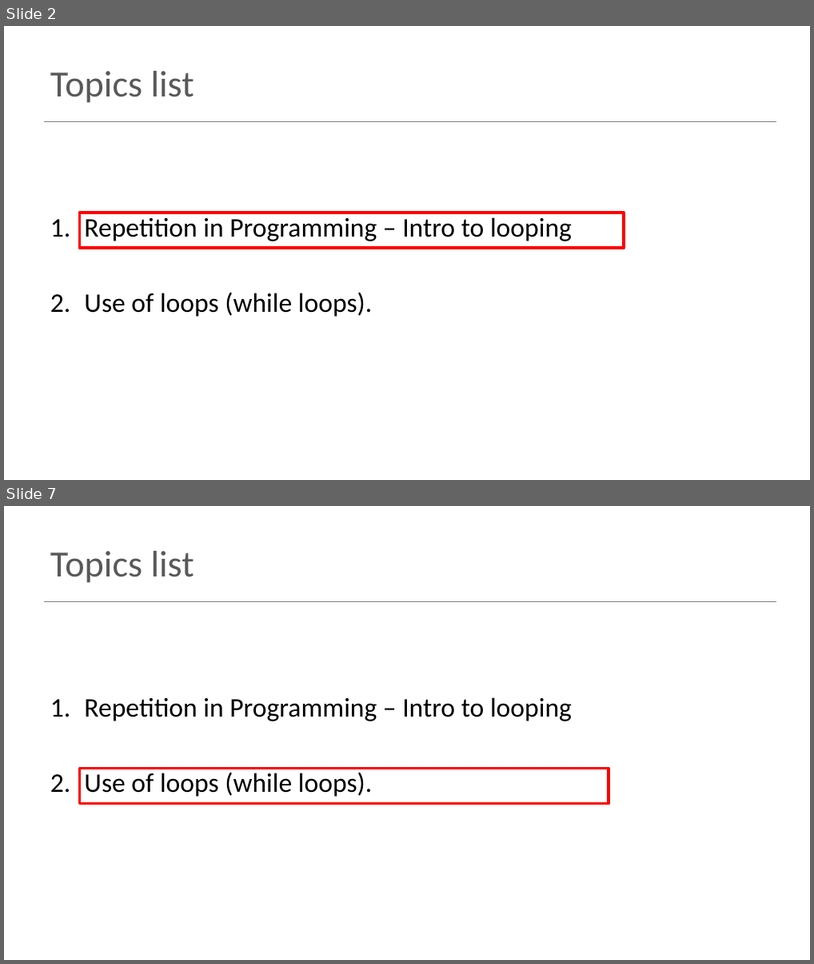
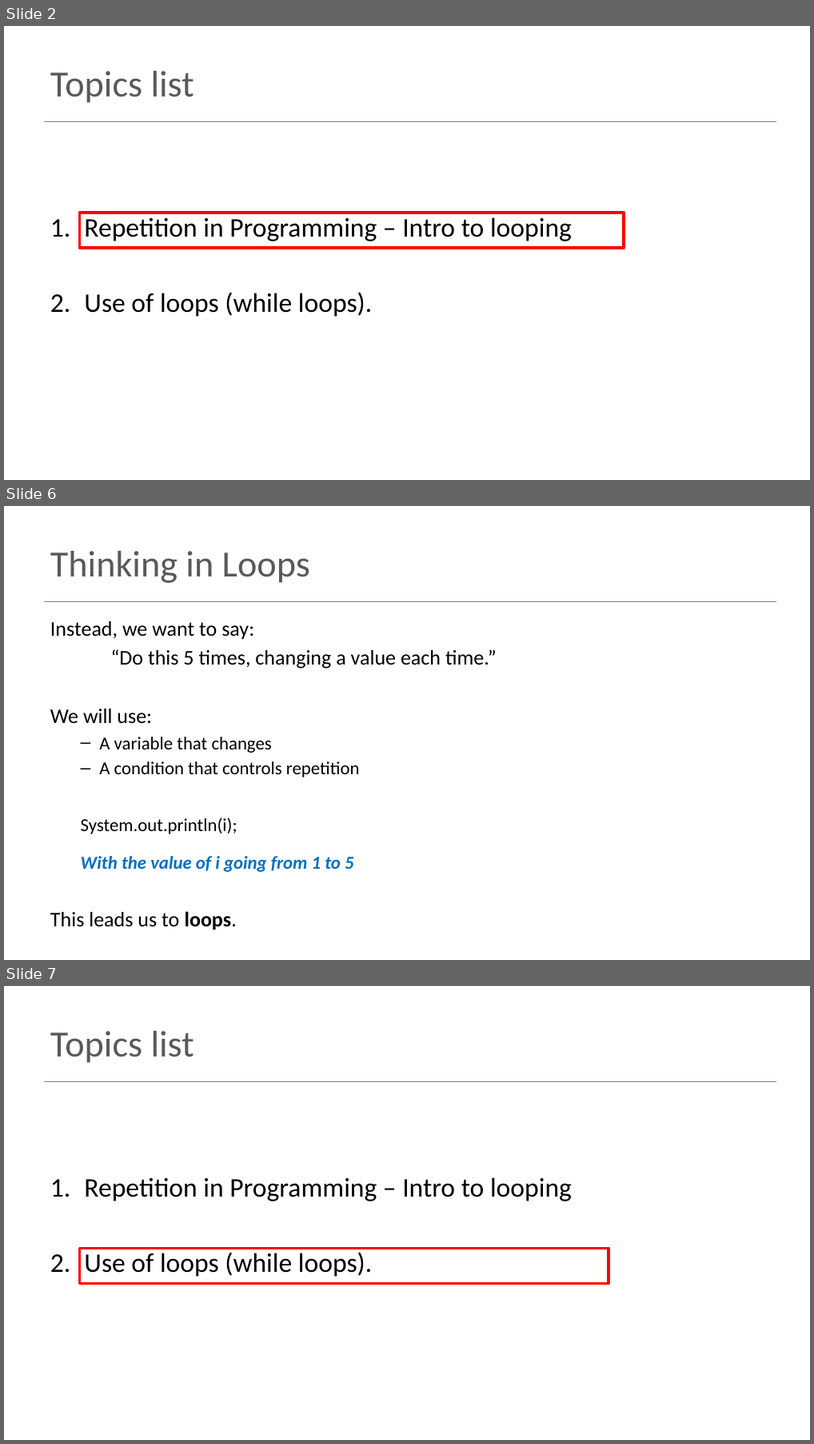
Before and after one commit to Programming-Fundamentals-SETU/prog-fund-2-jan-26, a slide deck: topic02-primitive-arrays/unit-02a-lectures/talk-2-loop-recap/b-iteration-while.pptx. Shown one above the other, each under a label of ours: slides 2 and 7 before the commit, slides 2, 6 and 7 after it; the slides between them are not shown. The pictures are 814x964 and 814x1444 pixels, drawn with LibreOffice and Linux fonts; fonts in the diff are those of the drawing. Boxes give left, top, right and bottom in pixels: in the first picture for what was removed or moved away, otherwise in the second. Text is boxed around its words. In the diff, an @@ line names an element or a change of style, - is before the commit and + after.

```diff
--- a/topic02-primitive-arrays/unit-02a-lectures/talk-2-loop-recap/b-iteration-while.pptx
+++ b/topic02-primitive-arrays/unit-02a-lectures/talk-2-loop-recap/b-iteration-while.pptx
@@ slide 6 added at [4, 506, 810, 960], background #FFFFFF; not listed: 1 template element that a slide beside it also shows @@
@@ title added at [50, 551, 310, 583], 44 pt, text #595959 @@
+Thinking in Loops
@@ text added at [50, 621, 497, 929], 21.7 pt, text #000000 @@
+Instead, we want to say:
+“Do this 5 times, changing a value each time.”
+We will use:
+  – A variable that changes
+  – A condition that controls repetition
+  System.out.println(i);
+  With the value of i going from 1 to 5
+This leads us to loops.
```
Also in this commit, not shown: 4 slides changed, 3 other slides added, 1 slide removed, 17 other files.
